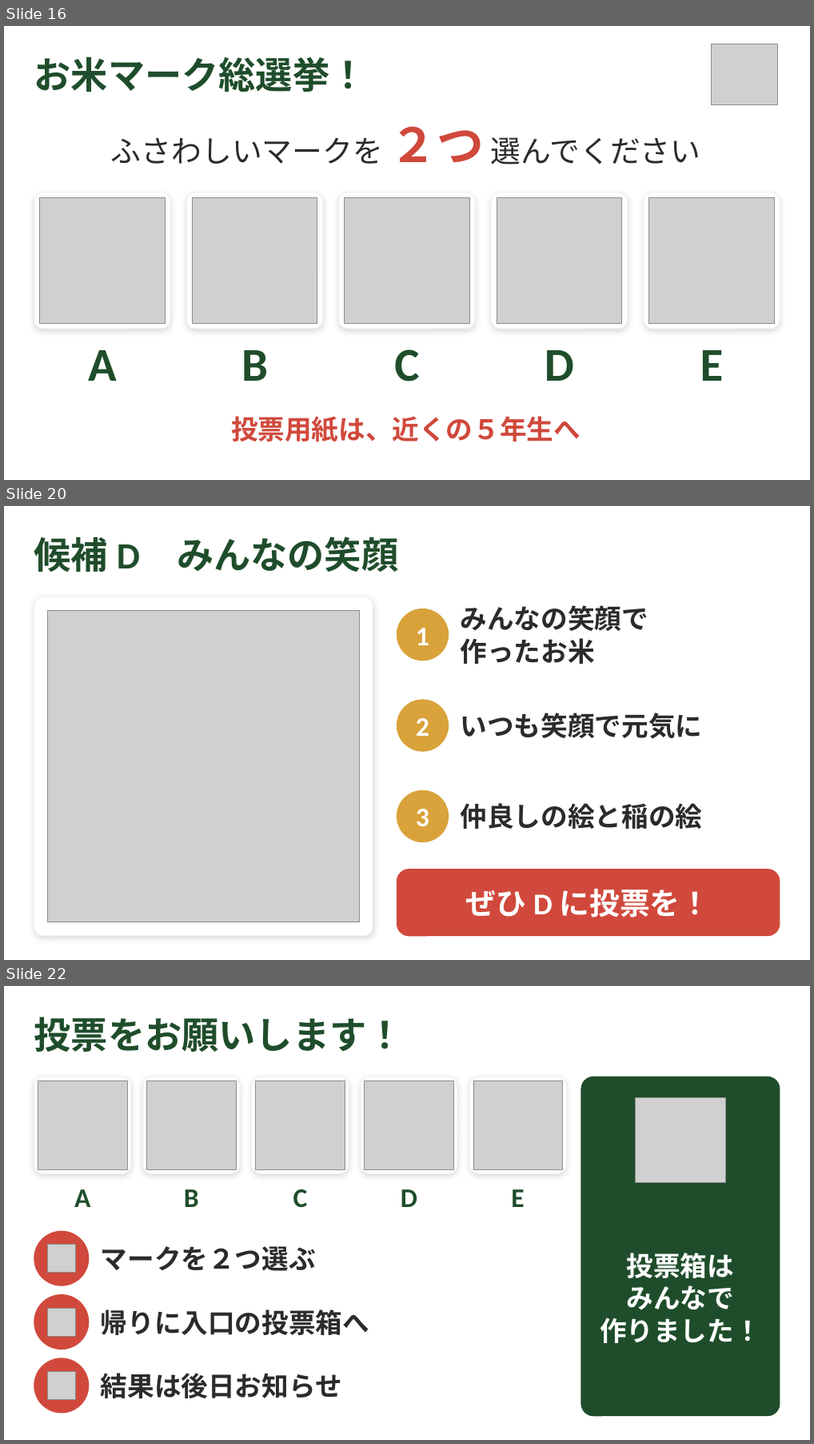
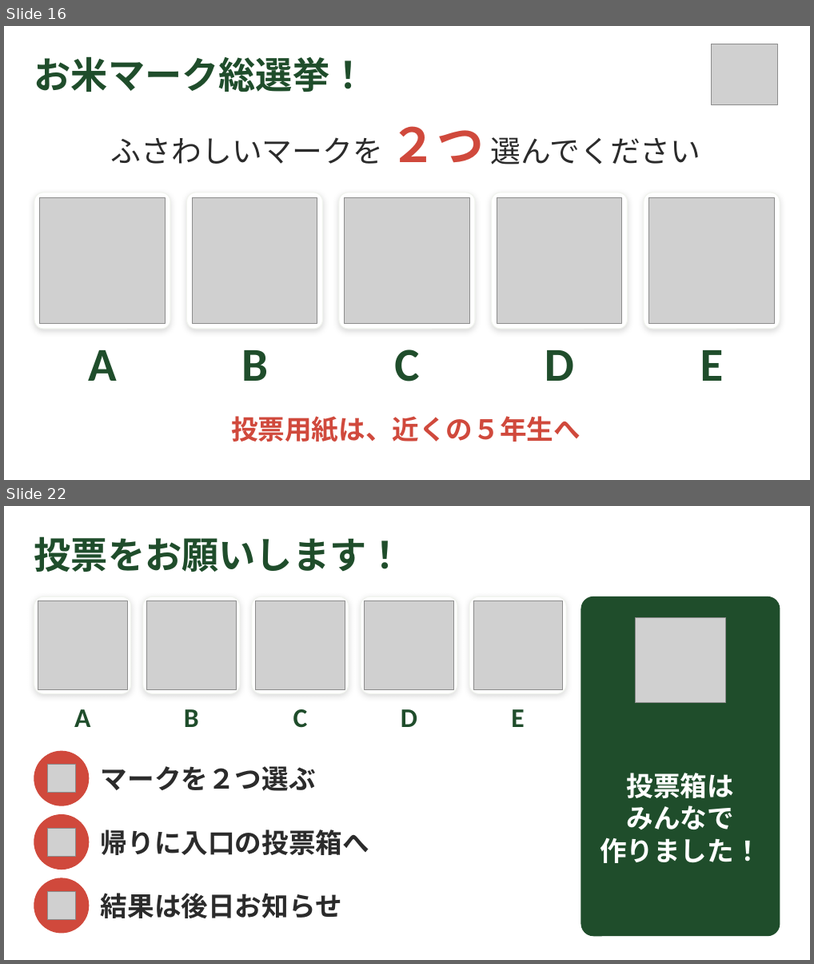
Before and after one commit to liberabitjp-hue/-, a slide deck: slides/お米アピール大作戦_発表スライド.pptx. Shown one above the other, each under a label of ours: slides 16, 20 and 22 before the commit, slides 16 and 22 after it; the slides between them are not shown. The pictures are 814x1444 and 814x964 pixels, drawn with LibreOffice and Linux fonts; fonts in the diff are those of the drawing; grey boxes stand for pictures. Boxes give left, top, right and bottom in pixels: in the first picture for what was removed or moved away, otherwise in the second. Text is boxed around its words. In the diff, an @@ line names an element or a change of style, - is before the commit and + after.

```diff
--- a/slides/お米アピール大作戦_発表スライド.pptx
+++ b/slides/お米アピール大作戦_発表スライド.pptx
@@ slide 20 removed at [4, 506, 810, 960], background #FFFFFF @@
@@ title removed at [34, 536, 398, 572] @@
-候補 D みんなの笑顔
@@ rounded rectangle removed at [34, 596, 373, 936] @@
@@ picture removed at [47, 610, 359, 922] @@
@@ ellipse removed at [398, 609, 449, 660] @@
@@ text removed at [461, 605, 649, 664] @@
-みんなの笑顔で
-作ったお米
@@ text removed at [416, 628, 430, 645] @@
-1
@@ ellipse removed at [398, 700, 449, 751] @@
@@ text removed at [416, 718, 430, 736] @@
-2
@@ text removed at [461, 712, 702, 738] @@
-いつも笑顔で元気に
@@ ellipse removed at [398, 790, 449, 842] @@
@@ text removed at [416, 808, 430, 827] @@
-3
@@ text removed at [461, 803, 702, 828] @@
-仲良しの絵と稲の絵
@@ rounded rectangle removed at [398, 869, 780, 936] @@
@@ text removed at [466, 888, 710, 917] @@
-ぜひ D に投票を！
```
Also in this commit, not shown: 5 slides added, 4 other slides removed.
